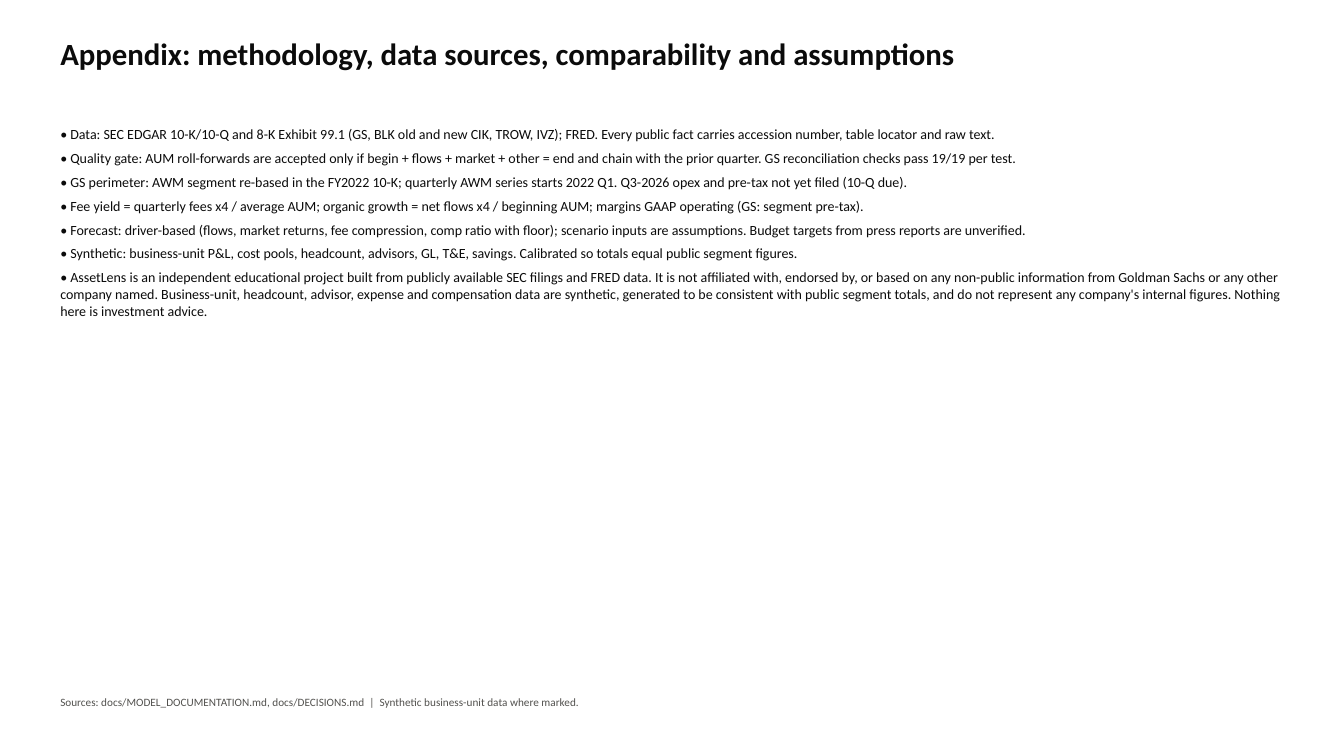
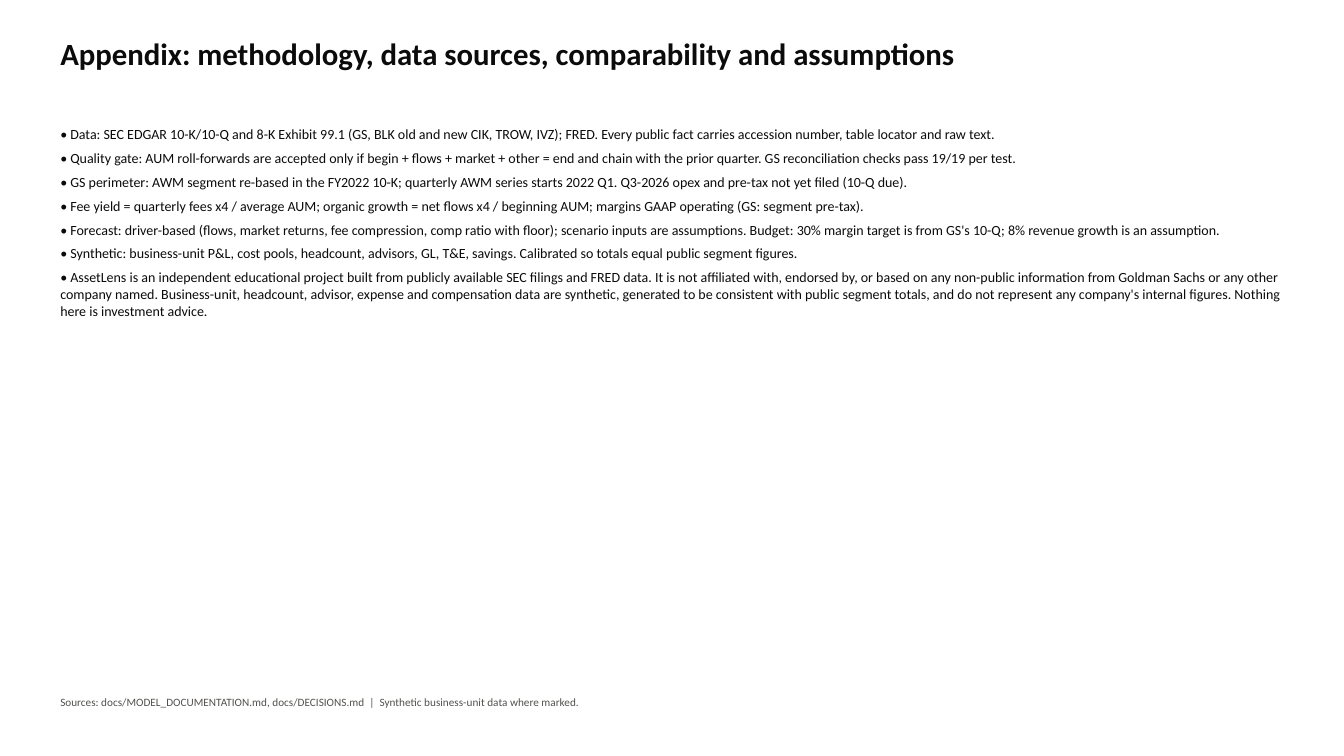
Before and after one commit to swalihnm/assetlens, a slide deck: slide 6 of outputs/deck/AssetLens_Board_Pack.pptx. Drawn at 1344x756 pixels with LibreOffice and Linux fonts; fonts in the diff are those of the drawing. Boxes give left, top, right and bottom in pixels: in the first picture for what was removed or moved away, otherwise in the second. Text is boxed around its words. In the diff, an @@ line names an element or a change of style, - is before the commit and + after.

```diff
--- a/outputs/deck/AssetLens_Board_Pack.pptx
+++ b/outputs/deck/AssetLens_Board_Pack.pptx
@@ text at (70, 225, 1219, 238): text changed @@
-• Forecast: driver-based (flows, market returns, fee compression, comp ratio with floor); scenario inputs are assumptions. Budget targets from press reports are unverified.
+• Forecast: driver-based (flows, market returns, fee compression, comp ratio with floor); scenario inputs are assumptions. Budget: 30% margin target is from GS's 10-Q; 8% revenue growth is an assumption.
```
Also in this commit, not shown: 3 other slides changed, 30 other files.
